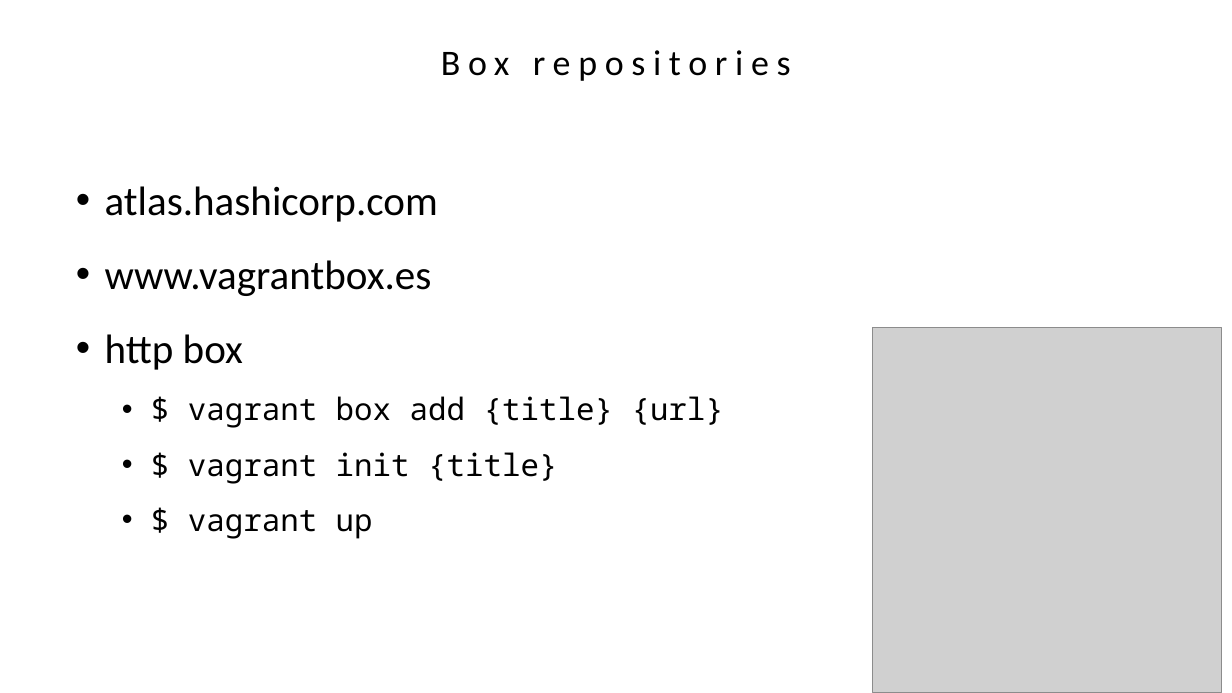
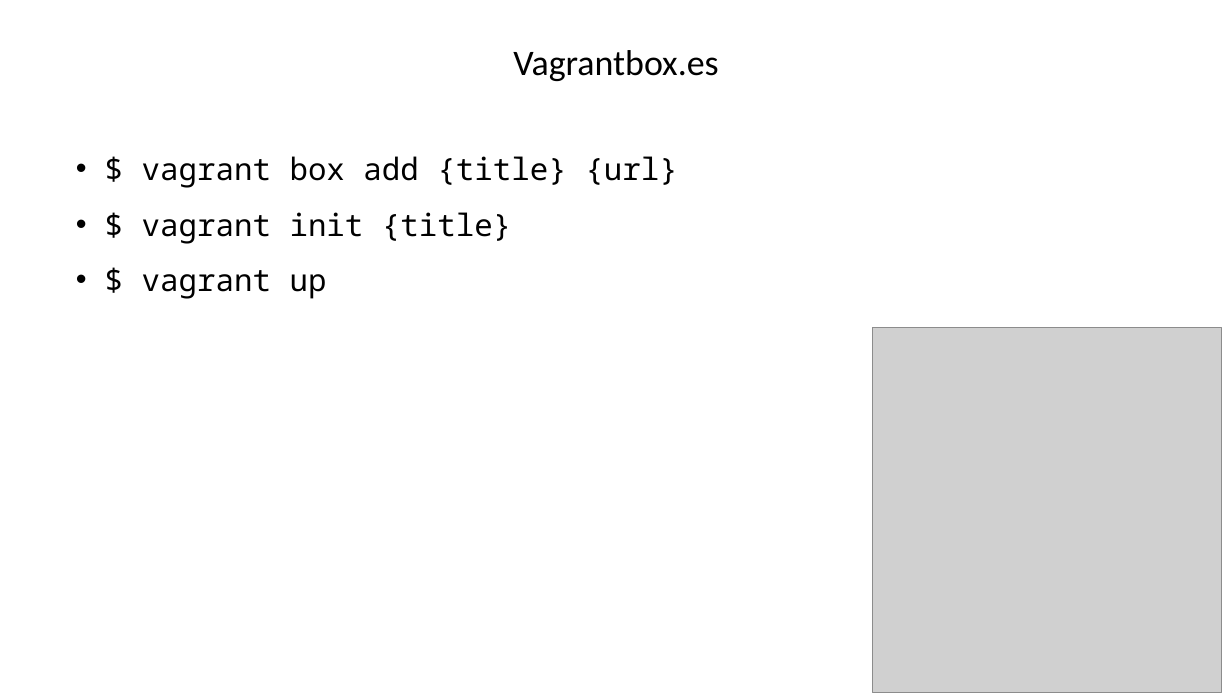
Before and after one commit to agavazov/vagrant-presentation, a slide deck: slide 14 of vagrant.pptx (slide 20 before the commit). Drawn at 1232x693 pixels with LibreOffice and Linux fonts; fonts in the diff are those of the drawing; grey boxes stand for pictures. Boxes give left, top, right and bottom in pixels: in the first picture for what was removed or moved away, otherwise in the second. Text is boxed around its words. In the diff, an @@ line names an element or a change of style, - is before the commit and + after.

Commit message:
vagrant presentation v2

```diff
--- a/vagrant.pptx
+++ b/vagrant.pptx
@@ text at bbox=[513, 50, 718, 81]: text changed @@
-Box repositories
+Vagrantbox.es
@@ text "$ vagrant box add {title} ...": place and size @@
-text "$ vagrant box add {title} ..." at bbox=[105, 186, 724, 539]
+text "$ vagrant box add {title} ..." at bbox=[142, 156, 677, 299]
@@ text "$ vagrant box add {title} ..." at bbox=[142, 156, 677, 299]: list level 2 to 1 in "$ vagrant box add {title} ..."; list level 2 to 1 in "$ vagrant init {title}"; list level 2 to 1 in "$ vagrant up" @@
@@ text at bbox=[105, 186, 438, 370]: paragraphs removed @@
-• atlas.hashicorp.com
-• www.vagrantbox.es
-• http box
```
Also in this commit, not shown: 10 other slides changed, 11 slides added, 6 slides removed, 21 other files.
